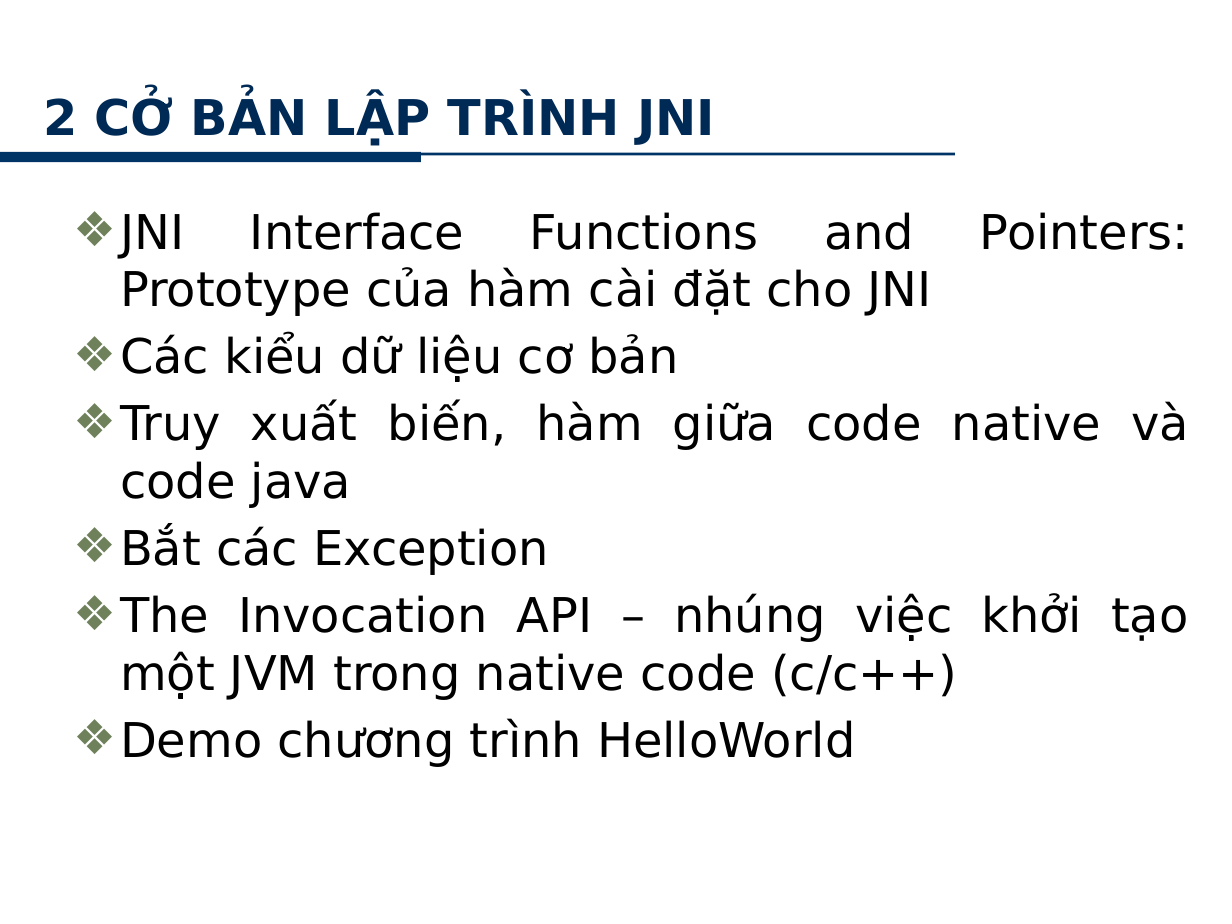
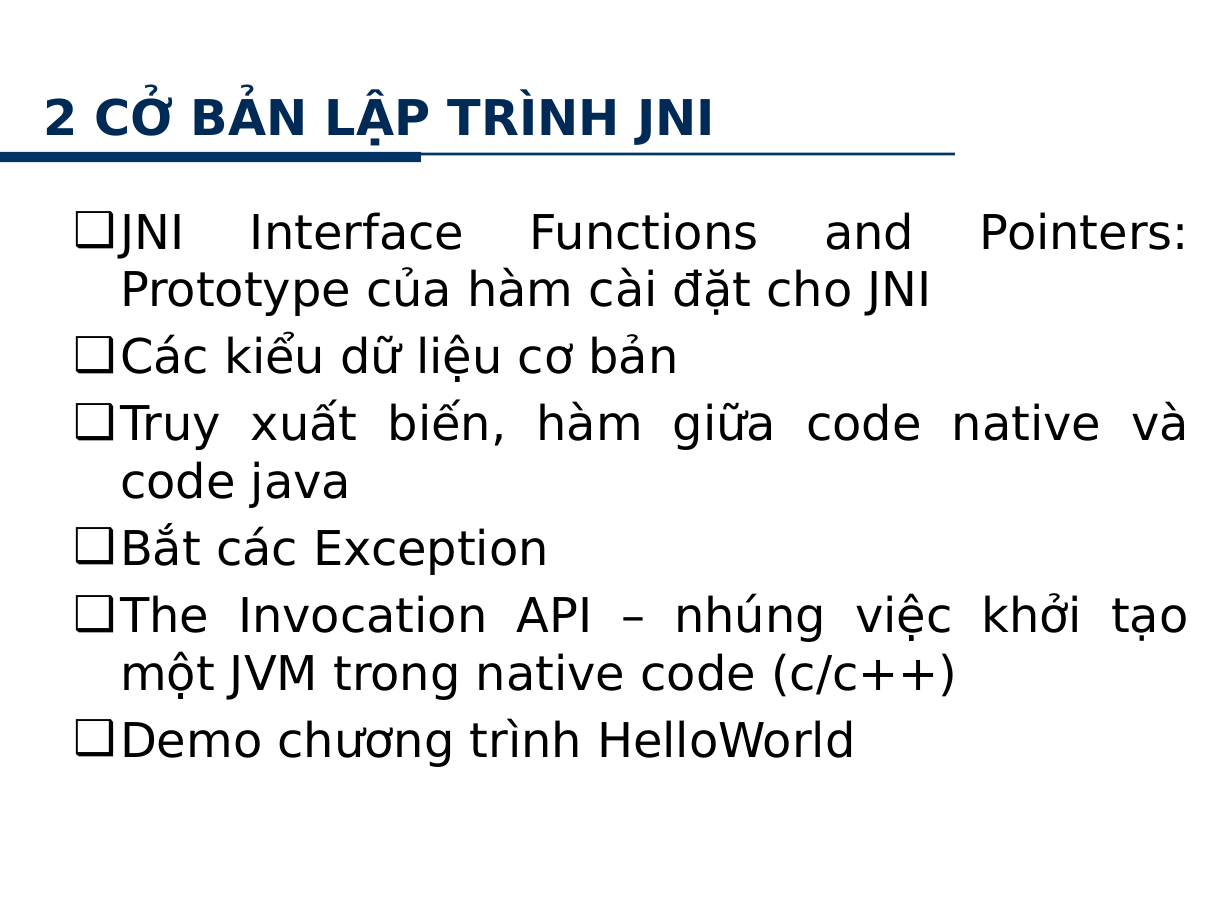
Before and after one commit to minhkhanh/UofS-Java, a slide deck: slide 8 of Seminar_JNI/Slide_00.pptx. Drawn at 1232x924 pixels with LibreOffice and Linux fonts; fonts in the diff are those of the drawing; background and template pictures are left out. Boxes give left, top, right and bottom in pixels: in the first picture for what was removed or moved away, otherwise in the second. Text is boxed around its words. In the diff, an @@ line names an element or a change of style, - is before the commit and + after.

```diff
--- a/Seminar_JNI/Slide_00.pptx
+++ b/Seminar_JNI/Slide_00.pptx
@@ text "JNI Interface Functions and Pointers: ..." at (x1=120, y1=212, x2=1189, y2=767): bullet ❖ to ❑ @@
```
Also in this commit, not shown: 3 other slides changed, 4 slides added.
